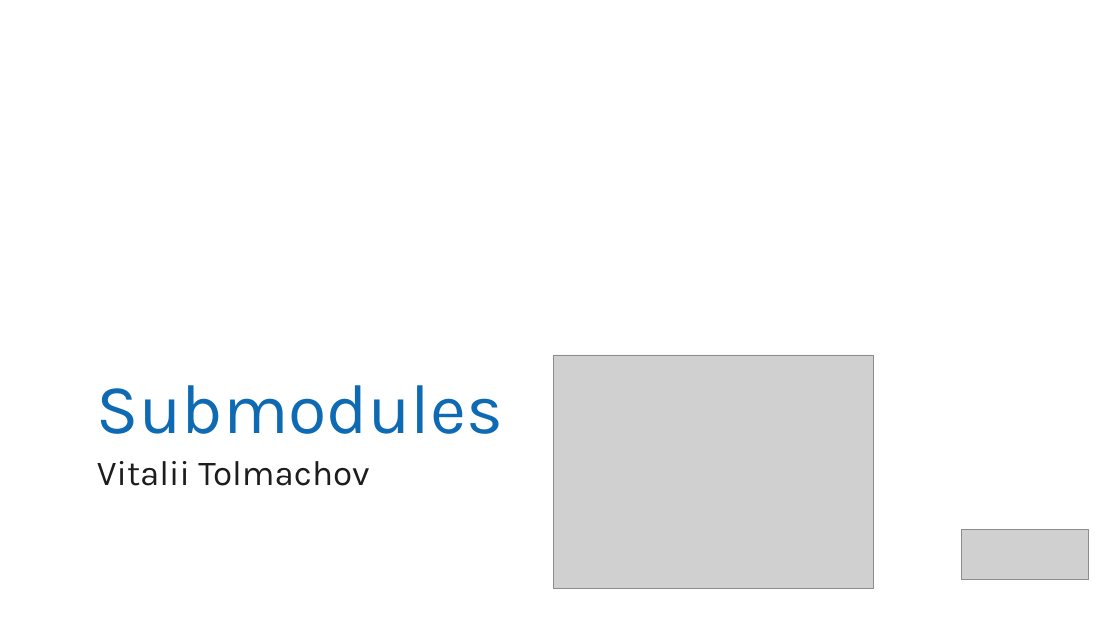
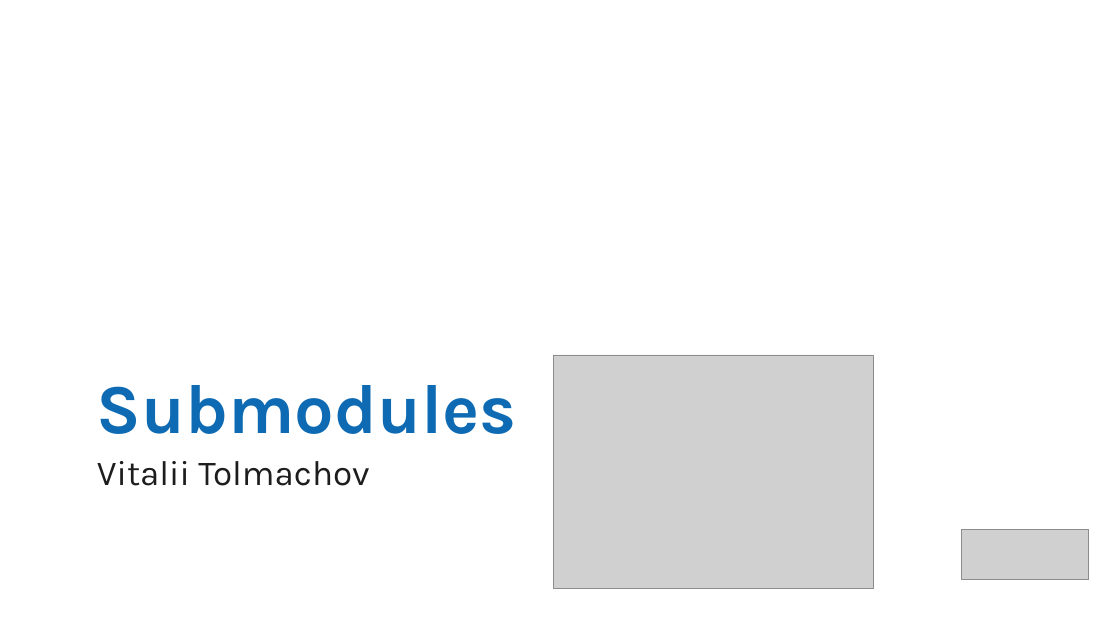
Before and after one commit to vitaliiTolmachov/Presentation, a slide deck: slide 10 of Presentation_easypay.pptx (slide 13 before the commit). Drawn at 1120x630 pixels with LibreOffice and Linux fonts; fonts in the diff are those of the drawing; grey boxes stand for pictures; background and template pictures are left out. Boxes give left, top, right and bottom in pixels: in the first picture for what was removed or moved away, otherwise in the second. Text is boxed around its words. In the diff, an @@ line names an element or a change of style, - is before the commit and + after.

```diff
--- a/Presentation_easypay.pptx
+++ b/Presentation_easypay.pptx
@@ text "Submodules" at box(97, 385, 517, 434): bold on @@
```
Also in this commit, not shown: 10 other slides changed, 4 slides added, 8 slides removed.
